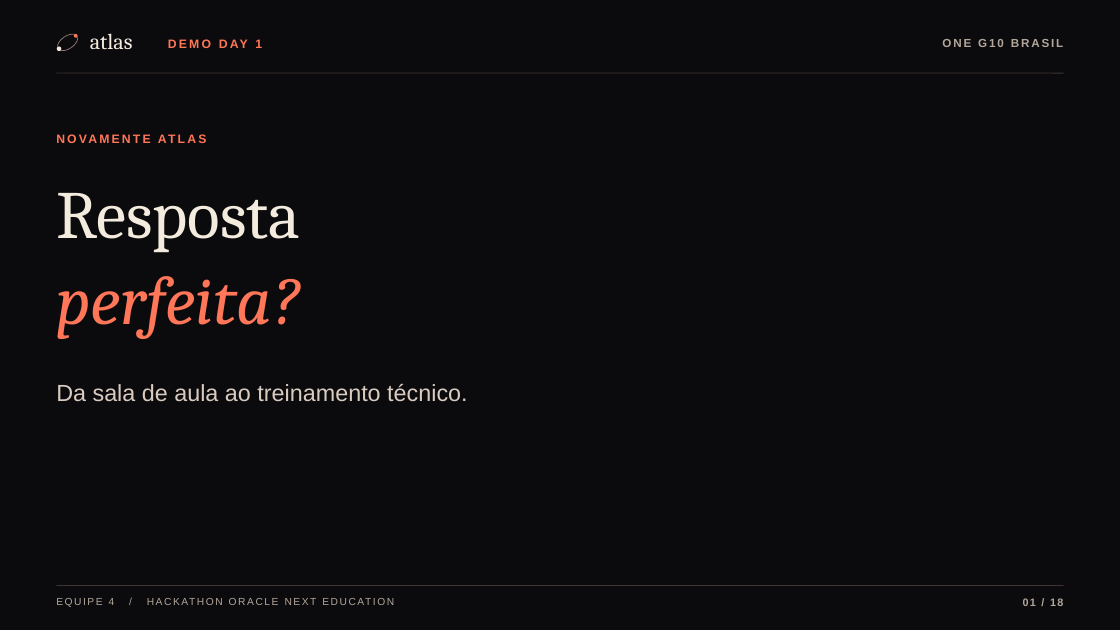
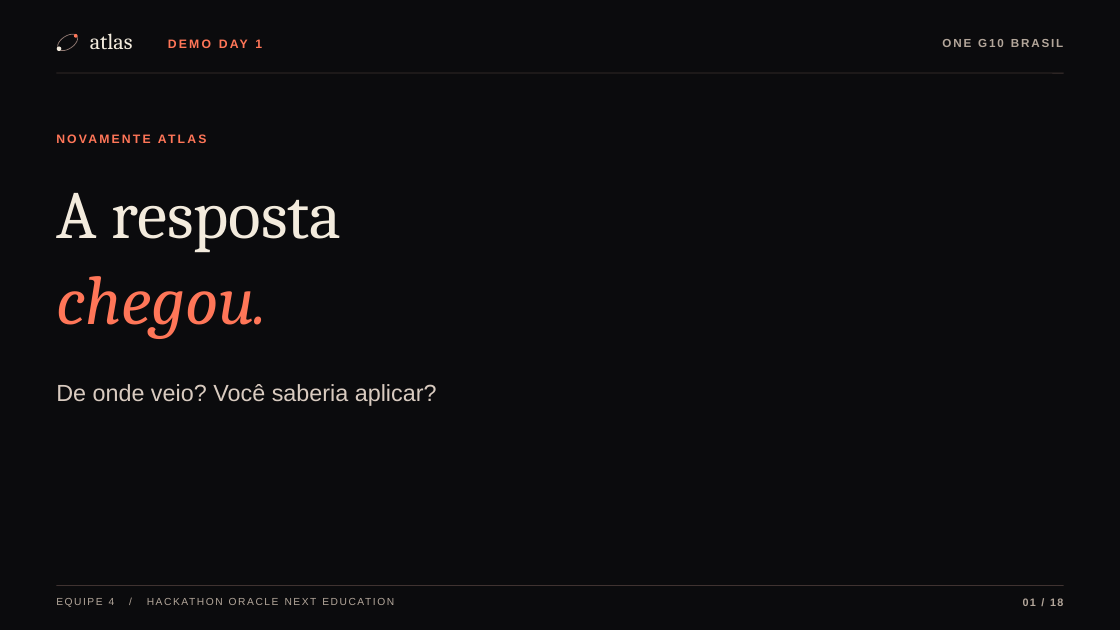
Before and after one commit to Oracle-hackatom-g10-team-4/Nova-mente-Solution, a slide deck: slide 1 of NovaMente-Atlas-Demo-Day-Estudo-e-Treinamento.pptx. Drawn at 1120x630 pixels with LibreOffice and Linux fonts; fonts in the diff are those of the drawing; background and template pictures are left out. Boxes give left, top, right and bottom in pixels: in the first picture for what was removed or moved away, otherwise in the second. Text is boxed around its words. In the diff, an @@ line names an element or a change of style, - is before the commit and + after.

```diff
--- a/NovaMente-Atlas-Demo-Day-Estudo-e-Treinamento.pptx
+++ b/NovaMente-Atlas-Demo-Day-Estudo-e-Treinamento.pptx
@@ text at bbox=[56, 193, 342, 253]: text changed @@
-Resposta
+A resposta
@@ text at bbox=[56, 276, 267, 339]: text changed @@
-perfeita?
+chegou.
@@ text at bbox=[56, 384, 437, 406]: text changed @@
-Da sala de aula ao treinamento técnico.
+De onde veio? Você saberia aplicar?
```
Also in this commit, not shown: 1 other slide changed.
